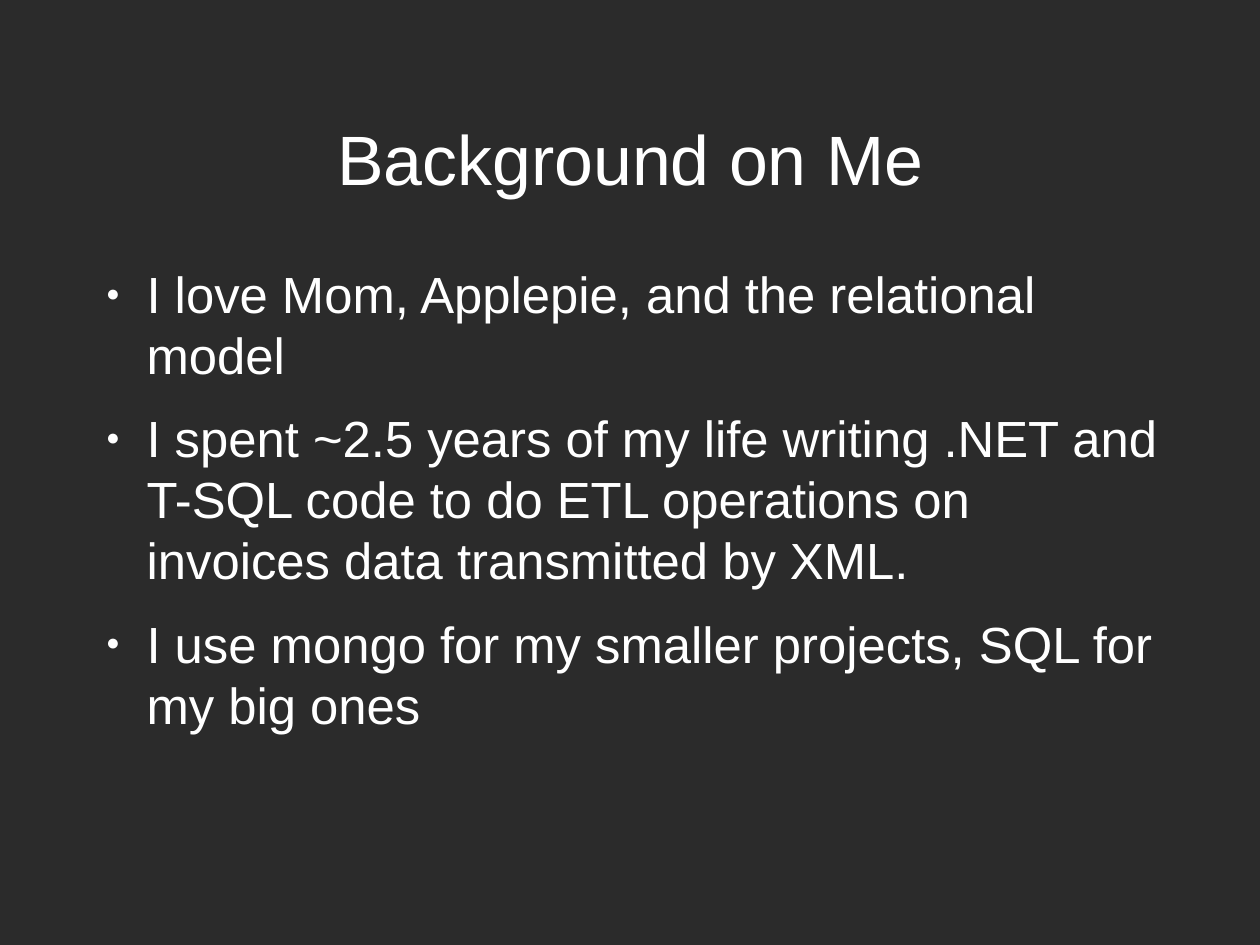
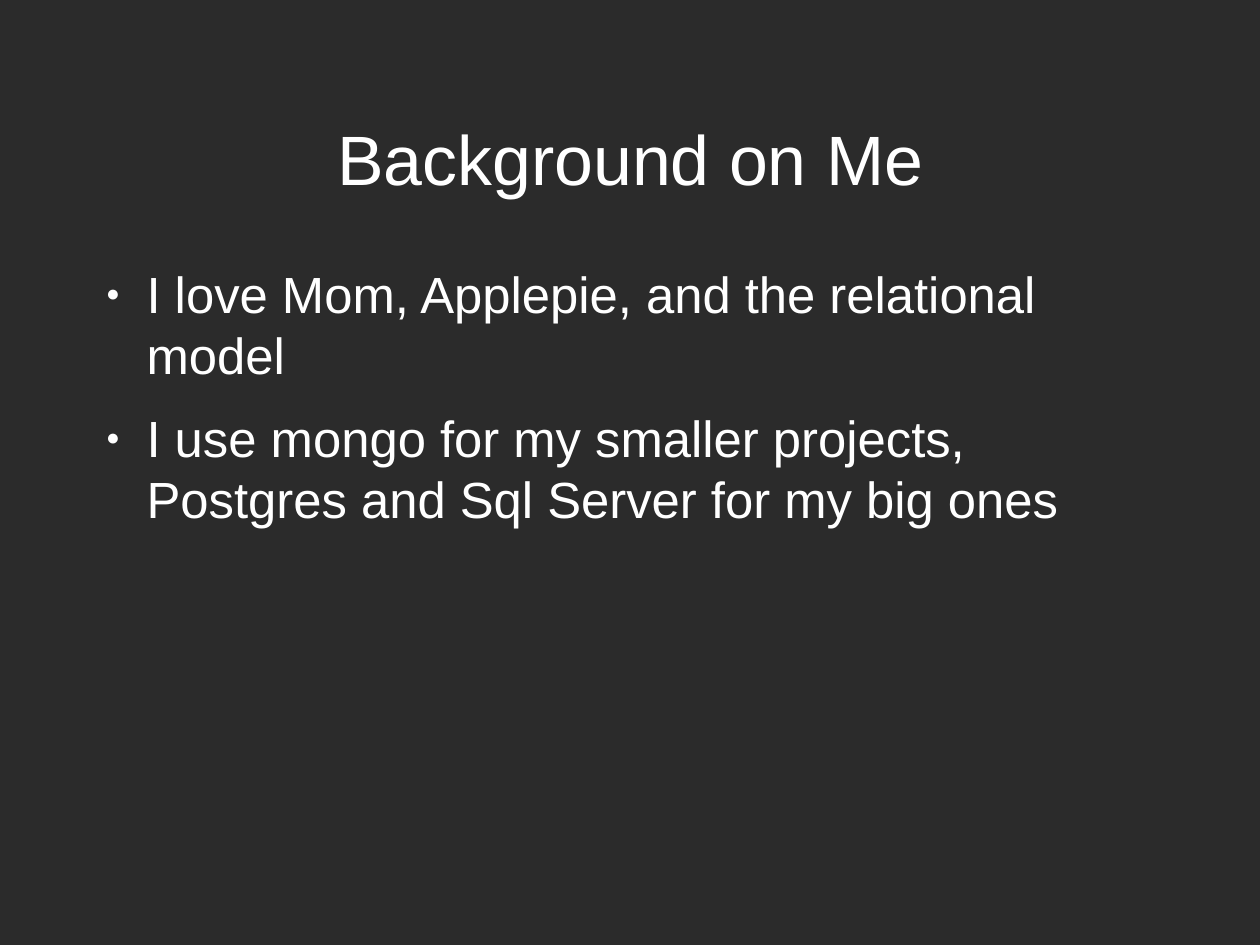
Before and after one commit to zippy1981/TalkMaterials, a slide deck: slide 3 of MongoMeetup/2010-July/Mongo Windows Administration for the Unix Programmer.odp. Drawn at 1260x945 pixels with LibreOffice and Linux fonts; fonts in the diff are those of the drawing; background and template pictures are left out; a plain dark background stands for a picture behind light text. Boxes give left, top, right and bottom in pixels: in the first picture for what was removed or moved away, otherwise in the second. Text is boxed around its words. In the diff, an @@ line names an element or a change of style, - is before the commit and + after.

```diff
--- a/MongoMeetup/2010-July/Mongo Windows Administration for the Unix Programmer.odp
+++ b/MongoMeetup/2010-July/Mongo Windows Administration for the Unix Programmer.odp
@@ text at (x1=147, y1=420, x2=1058, y2=529): text changed @@
-● I spent ~2.5 years of my life writing .NET and T-SQL code to do ETL operations on invoices data transmitted by XML.
-● I use mongo for my smaller projects, SQL for my big ones
+● I use mongo for my smaller projects, Postgres and Sql Server for my big ones
```
Also in this commit, not shown: 7 other slides changed, 3 slides added, 2 other files.
